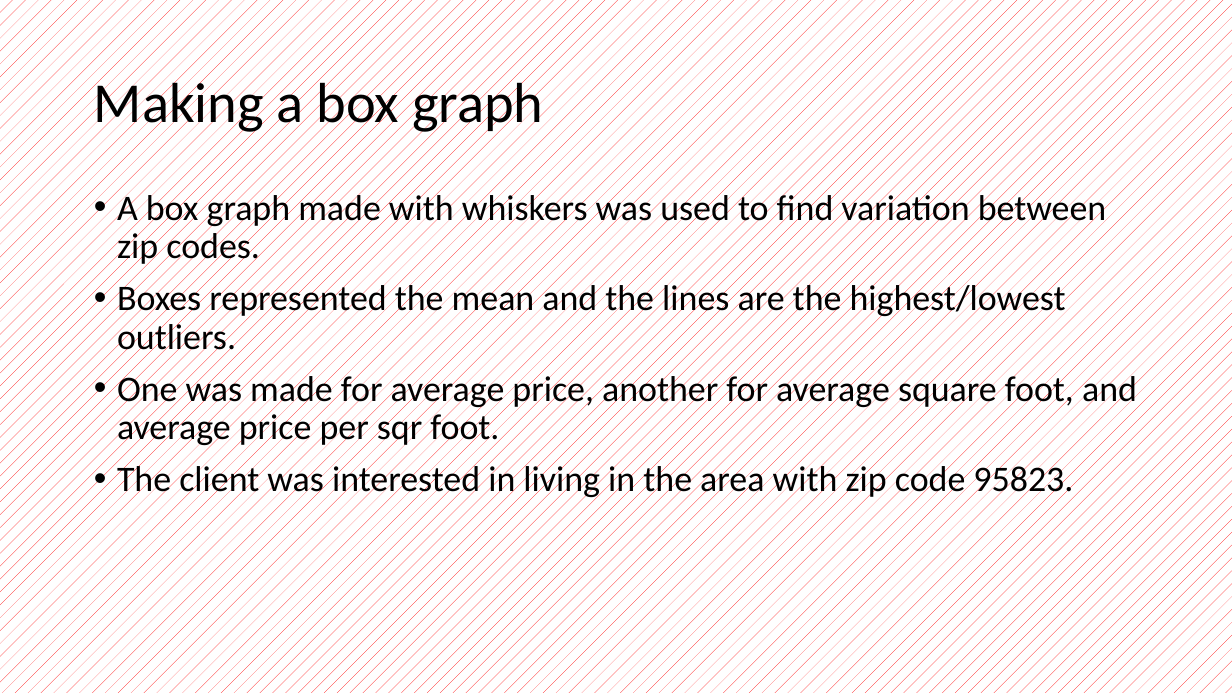
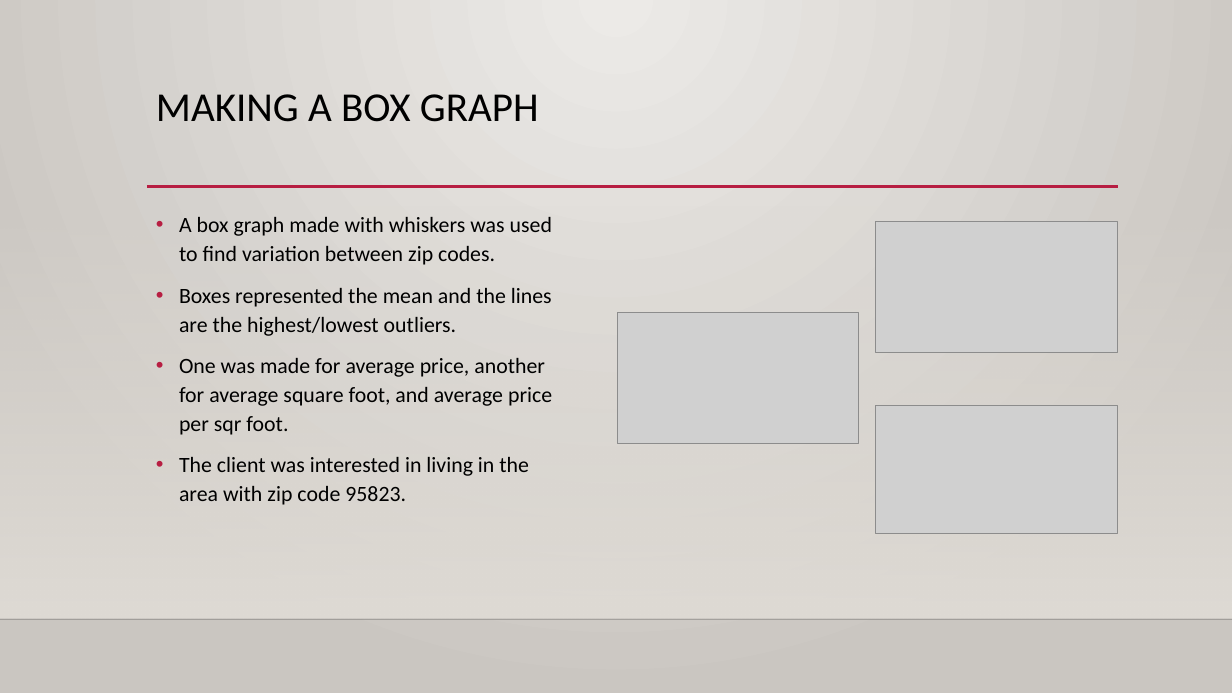
Before and after one commit to scavazos4/Project_One, a slide deck: slide 9 of Sacramento Real Estate.pptx. Drawn at 1232x693 pixels with LibreOffice and Linux fonts; fonts in the diff are those of the drawing; grey boxes stand for pictures; background and template pictures are left out. Boxes give left, top, right and bottom in pixels: in the first picture for what was removed or moved away, otherwise in the second. Text is boxed around its words. In the diff, an @@ line names an element or a change of style, - is before the commit and + after.

```diff
--- a/Sacramento Real Estate.pptx
+++ b/Sacramento Real Estate.pptx
@@ background pattern #FF0000 on #FFFFFF to gradient #ECEAE7 to #CAC7C1 @@
@@ title "MAKING A BOX GRAPH" at bbox=[156, 94, 539, 122]: vertical alignment middle to top @@
@@ title at bbox=[156, 94, 539, 122]: text changed; size 44 to 32 pt @@
-Making a box graph
+MAKING A BOX GRAPH
@@ rectangle added at bbox=[0, 204, 1232, 619], fill gradient #DFDBD5 @@
@@ text "A box graph made with ...": place and size @@
-text "A box graph made with ..." at bbox=[117, 190, 1137, 500]
+text "A box graph made with ..." at bbox=[179, 217, 552, 505]
@@ text "A box graph made with ..." at bbox=[179, 217, 552, 505]: size 28 to 17 pt; line spacing 0.9 to 1.1 @@
@@ line added from (147, 187) to (1118, 187), #B71E42 2.5 pt @@
@@ picture added at bbox=[876, 221, 1117, 352] @@
@@ picture added at bbox=[617, 312, 860, 444] @@
@@ picture added at bbox=[876, 406, 1117, 534] @@
@@ line added from (0, 619) to (1232, 619), #000001 1 pt @@
```
Also in this commit, not shown: 8 other slides changed, 5 slides added, 3 slides removed, 1 other file.
